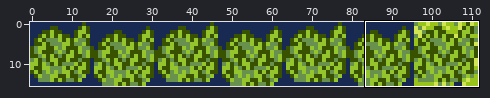
Sprite sheet -- graphics/field_effects/pics/jump_long_grass.png. The picture above shows the old version from afar; the outline marks the close-up.
Close-up. Before the edit:
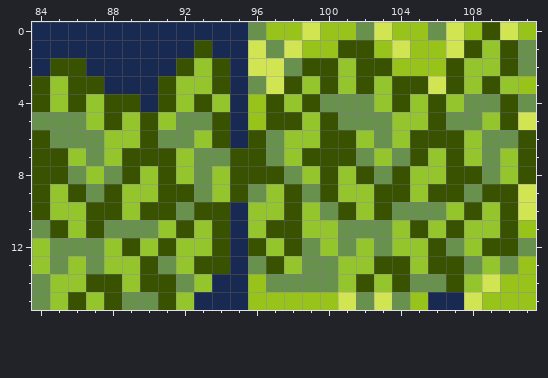
The file is 112x16 pixels. Shown: x 84..111, y 0..15.
Now the later version:
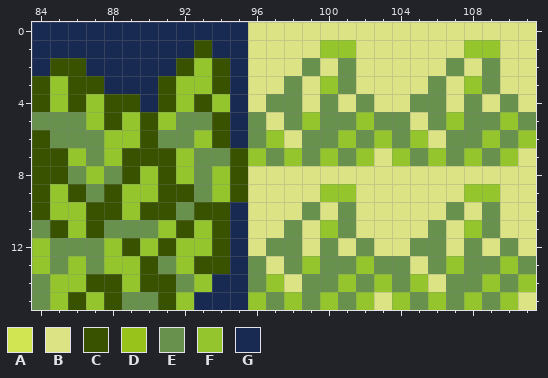
Palette (. is transparent): A #d1e452  B #dce385  C #395200  D #98c31a  E #68914e  F #95c52d  G #182952
Change:
@@ x 94..111 @@
- 0 GGEDDADDEADDEADCAD
- 1 GGAEADDCCDADDACFCE
- 2 CGAAECCFCCDDDCFFCE
- 3 CGEACFCFCFCCACFCFD
- 4 FGDCFCEEEFCFCFEECE
- 5 CGDCCFCEEEFFCEEFCA
- 6 CGCEFFCCFEFCCCFEEC
- 7 ECCEFCCCEFECFCFEFC
- 8 FCCCEFCFCECFFCCEFC
- 9 FCEFCECFFCCFCCECCA
-10 CGFFCFECFCEEEFCFCA
-11 CGFCCFFEEEFCFCFFCD
-12 CGCFCEFEFEFFCEFCCE
-13 CGECFEEFFCCFCCEFED
-14 GGDEEEEFCFCEECFADD
-15 GGDDDDDAEAEDGGADDD
+ 0 GGBBBBBBBBBBBBBBBB
+ 1 GGBBBBFFBBBBBBFFBB
+ 2 CGBBBEBEBBBBBEBEBB
+ 3 CGBBEBFEBBBBEBFEBB
+ 4 FGBEEBEBEBBEEBEBEB
+ 5 CGEBEFEEFEEBEFEEFE
+ 6 CGEFBEEFEFEFBEEFEF
+ 7 ECFEFEFEFBFEFEFEFB
+ 8 FCBBBBBBBBBBBBBBBB
+ 9 FCBBBBFFBBBBBBFFBB
+10 CGBBBEBEBBBBBEBEBB
+11 CGBBEBFEBBBBEBFEBB
+12 CGBEEBEBEBBEEBEBEB
+13 CGEBEFEEFEEBEFEEFE
+14 GGEFBEEFEFEFBEEFEF
+15 GGFEFEFEFBFEFEFEFB
